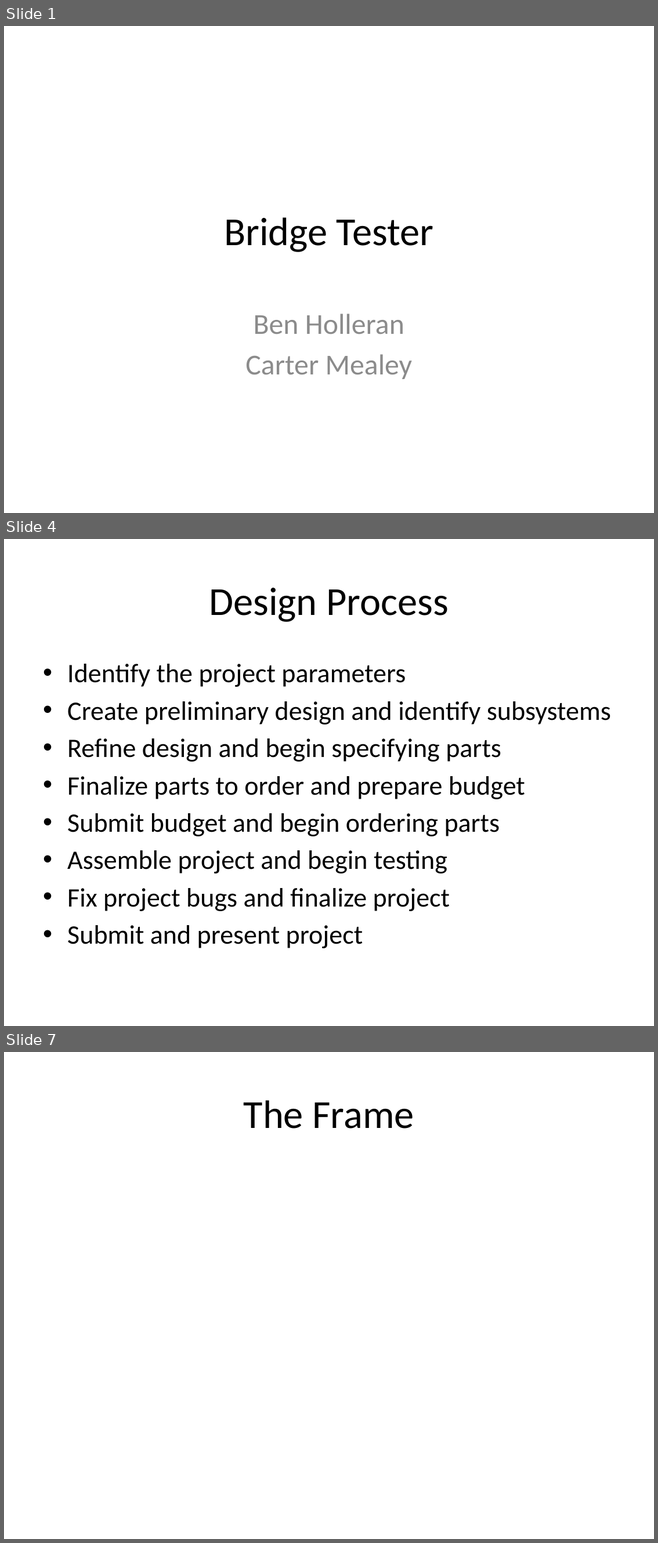
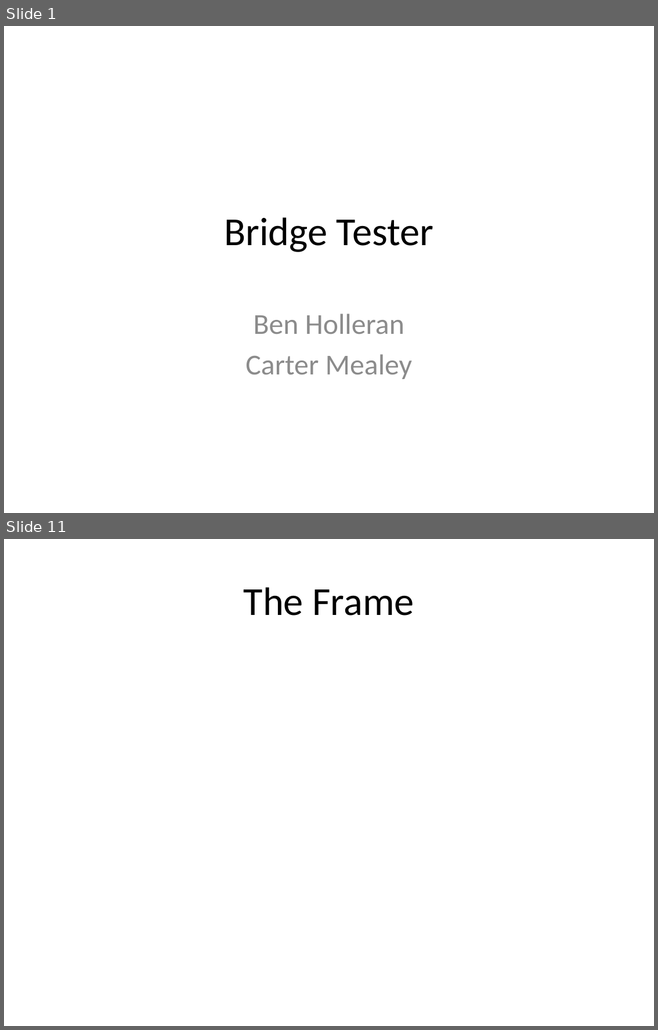
Before and after one commit to TheBengineer/Bridge-Tester, a slide deck: Presentations/February 10, 2014/Bridge Tester.pptx. Shown one above the other, each under a label of ours: slides 1, 4 and 7 before the commit, slides 1 and 11 after it; the slides between them are not shown. The pictures are 658x1543 and 658x1030 pixels, drawn with LibreOffice and Linux fonts; fonts in the diff are those of the drawing. Boxes give left, top, right and bottom in pixels: in the first picture for what was removed or moved away, otherwise in the second. Text is boxed around its words. In the diff, an @@ line names an element or a change of style, - is before the commit and + after.

```diff
--- a/Presentations/February 10, 2014/Bridge Tester.pptx
+++ b/Presentations/February 10, 2014/Bridge Tester.pptx
@@ slide 4 removed at bbox=[4, 539, 654, 1026], background #FFFFFF @@
@@ title removed at bbox=[209, 588, 448, 622] @@
-Design Process
@@ text removed at bbox=[67, 664, 611, 948] @@
-• Identify the project parameters
-• Create preliminary design and identify subsystems
-• Refine design and begin specifying parts
-• Finalize parts to order and prepare budget
-• Submit budget and begin ordering parts
-• Assemble project and begin testing
-• Fix project bugs and finalize project
-• Submit and present project
@@ what was slide 7 is now slide 11 @@
```
Also in this commit, not shown: 1 slide changed, 8 slides added, 3 other slides removed, 1 other file.
